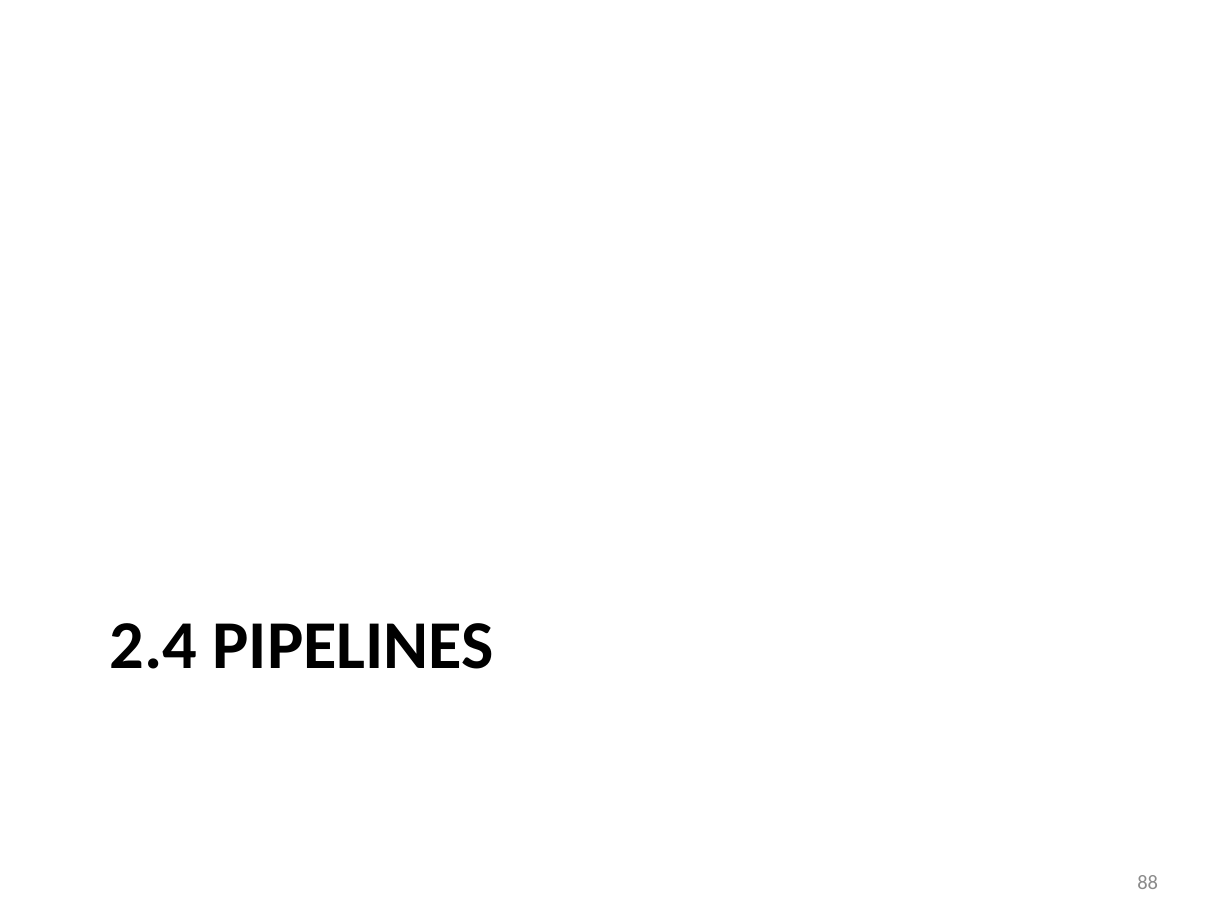
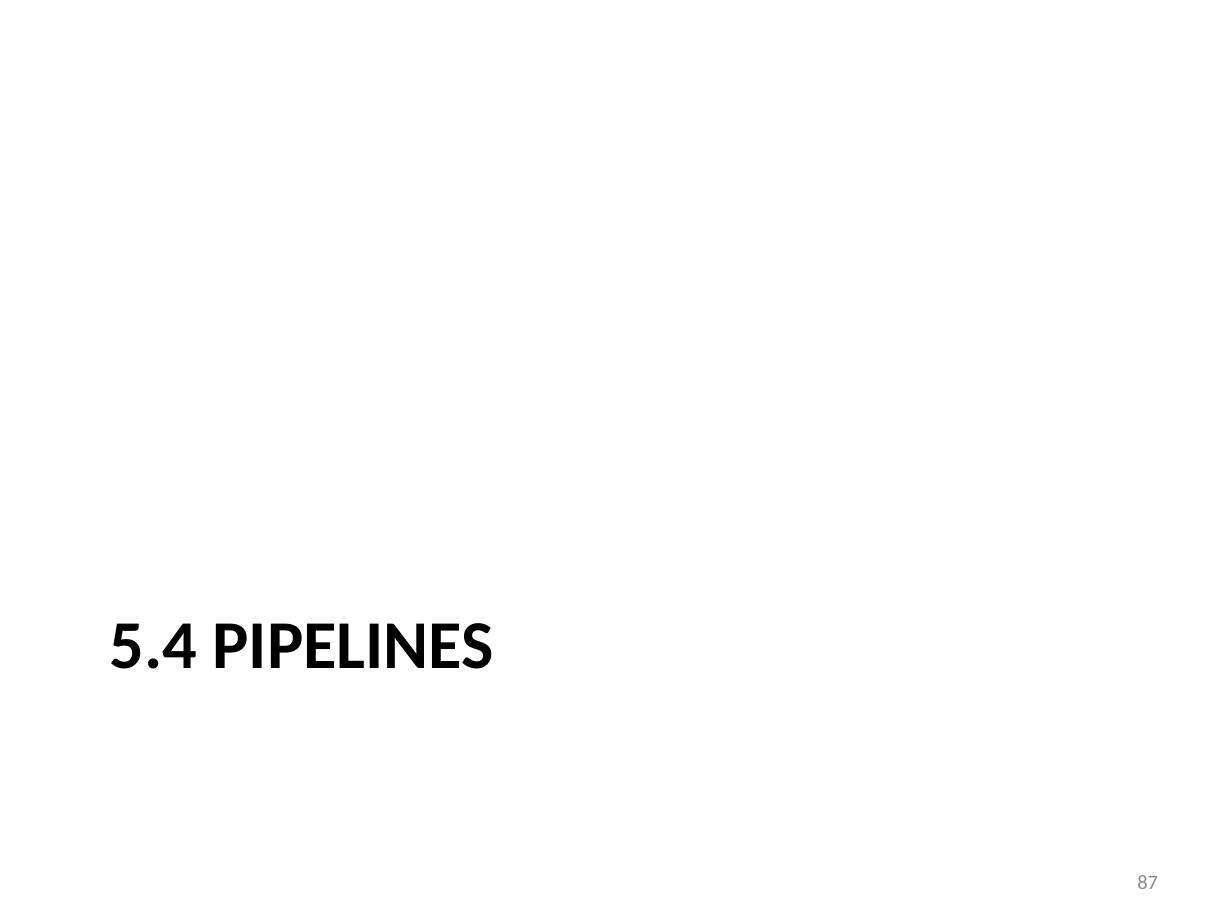
Before and after one commit to iancooper/Presentations, a slide deck: slide 87 of Practical Messaging - Day 1 - New.pptx (slide 88 before the commit). Drawn at 1232x924 pixels with LibreOffice and Linux fonts; fonts in the diff are those of the drawing. Boxes give left, top, right and bottom in pixels: in the first picture for what was removed or moved away, otherwise in the second. Text is boxed around its words. In the diff, an @@ line names an element or a change of style, - is before the commit and + after.

```diff
--- a/Practical Messaging - Day 1 - New.pptx
+++ b/Practical Messaging - Day 1 - New.pptx
@@ title at <box>110,623,494,669</box>: text changed @@
-2.4 PIPELINES
+5.4 PIPELINES
@@ page number at <box>1137,875,1158,889</box>: text changed @@
-88
+87
```
Also in this commit, not shown: 9 other slides changed, 6 slides added, 7 slides removed.
